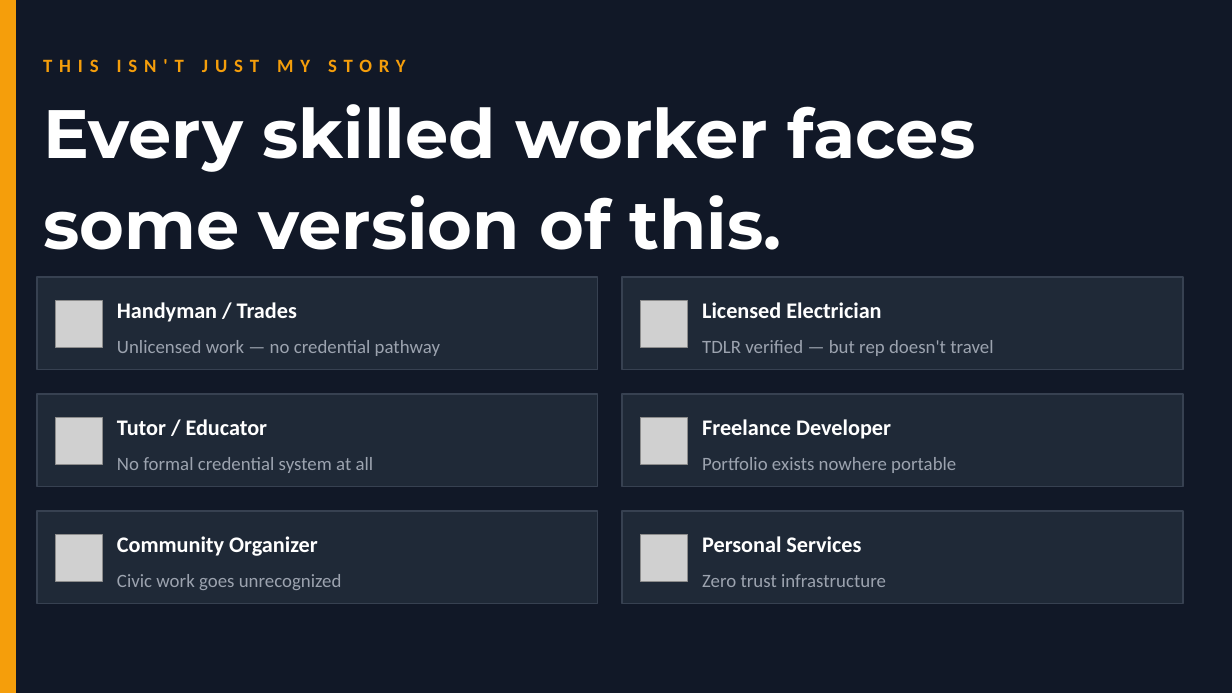
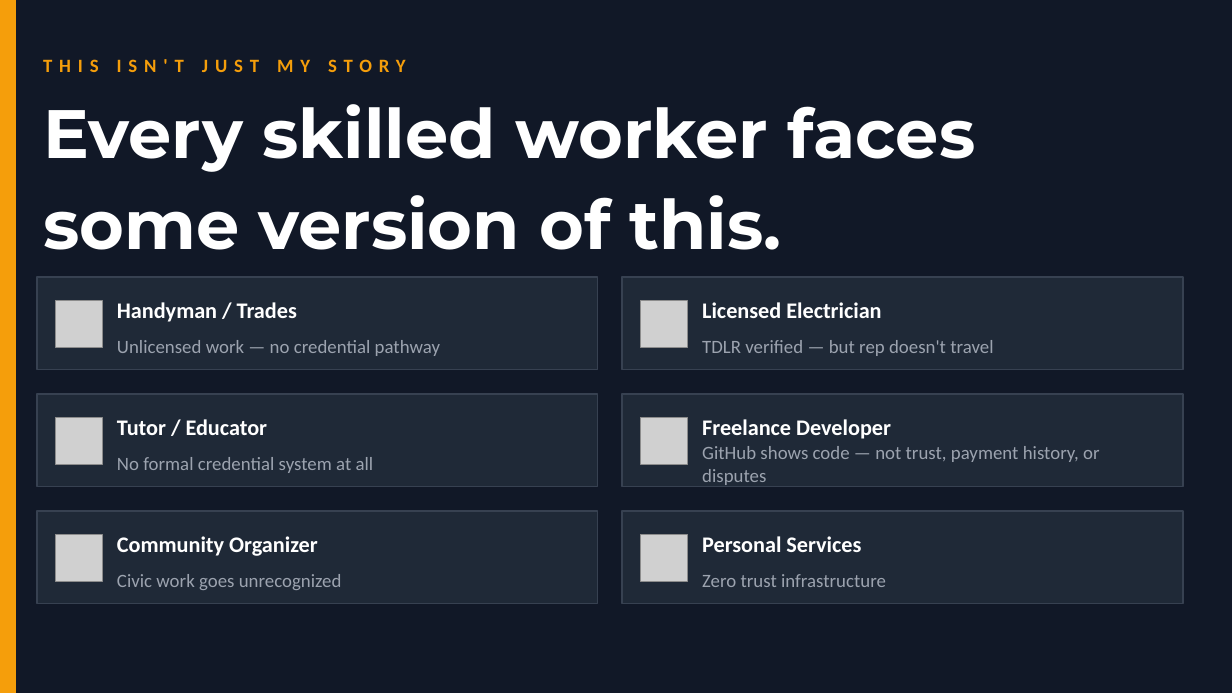
Before and after one commit to chauncinator/trailmark, a slide deck: slide 4 of Trailmark_Story_Deck.pptx. Drawn at 1232x693 pixels with LibreOffice and Linux fonts; fonts in the diff are those of the drawing; grey boxes stand for pictures. Boxes give left, top, right and bottom in pixels: in the first picture for what was removed or moved away, otherwise in the second. Text is boxed around its words. In the diff, an @@ line names an element or a change of style, - is before the commit and + after.

```diff
--- a/Trailmark_Story_Deck.pptx
+++ b/Trailmark_Story_Deck.pptx
@@ text at (702,446,1100,485): text changed @@
-Portfolio exists nowhere portable
+GitHub shows code — not trust, payment history, or disputes
```
Also in this commit, not shown: 1 other slide changed, 1 slide added, 1 other file.
